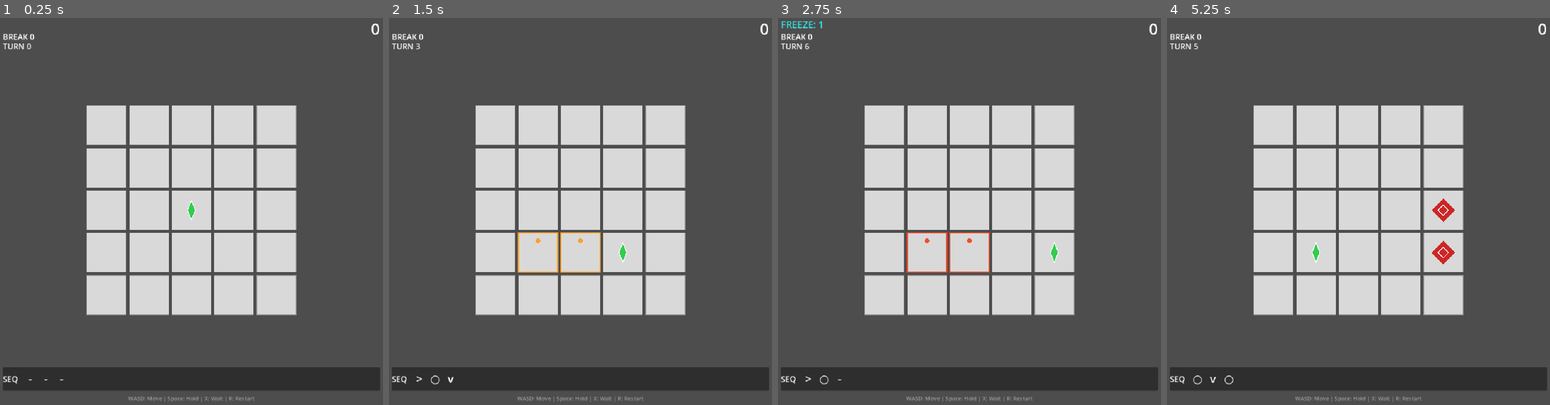
Above: before the commit, frames 1-4 (left to right).
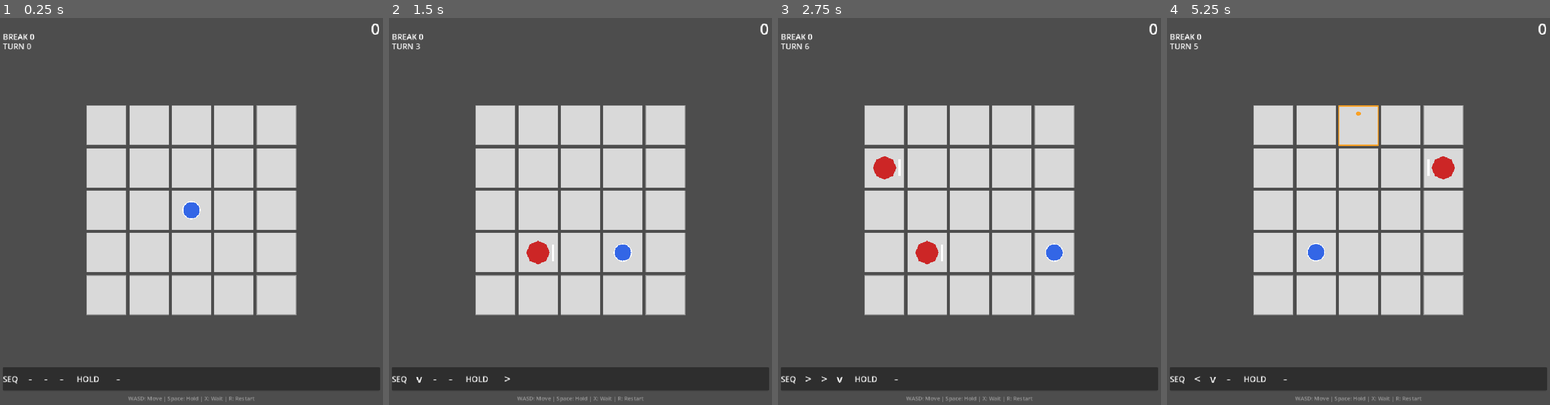
Above: after the commit, the same moments.

Repository: Periodev/DIR
Game: Godot game, scene res://main.tscn
Same seed, same stepped clock (60 frames per second), same inputs: the game is played once before the commit and once after it.
Inputs:
- Up to frame 1 (0.25 s): no input
- Up to frame 2 (1.5 s): tap Enter at 0.5 s; hold Right 0.53-1.28 s; tap X at 0.6 s; tap Space at 0.77, 0.8, 1.07, 1.25, 1.35 s; hold Down from 1.28 s (still down)
- Up to frame 3 (2.75 s): tap Space at 1.52, 1.82, 2.3 s; tap X at 1.55, 2.1 s; tap Enter at 2 s; release Down at 2.03 s; hold Right from 2.03 s (still down)
- Up to frame 4 (5.25 s): tap Space at 2.75, 3.02, 3.32, 3.77, 3.8, 4.07, 4.25, 4.52, 4.82 s; release Right at 2.78 s; hold Up 2.78-3.53 s; tap R at 2.85 s; tap X at 3.05, 4.55, 5.1 s; tap Enter at 3.5, 3.6 s; hold Left 3.53-5.03 s; tap Z at 4.35 s; hold Down from 5.03 s (still down)

The runs differ from the first frame. In frame 1, 0.2% of the frame differs, in the area x 20-53%, y 47-95%; in frame 2, 0.8%; in frame 3, 1.2%, in the area x 0-75%, y 0-95%; in frame 4, 1.1%.

Commit message:
Refine COR shield-block animation and rename RAM to DASH
- Cell: add shield_alpha + flash_shield_break() so the one-way shield
  fades out at contact point (~0.09 s delay) instead of disappearing
  instantly on _refresh_visuals
- Board: call flash_shield_break(0.09) on the target cell whenever
  _try_break_one_way_shield succeeds (both try_move and try_charge_action)
- Player: COR dash-fail rebound changed from 0.20 s CUBIC EASE_OUT to
  0.10 s EXPO EASE_OUT for a sharper parry feel; forward phase 0.12→0.10 s
- CharacterData/Board/Main: rename AttackMode.RAM → DASH throughout;
  update EXE shape to diamond, COR shape to circle; tune spawn constants

Co-Authored-By: Claude Sonnet 4.6 <noreply@anthropic.com>

Diff:
--- a/DIR/godot_project/resources/CharacterData.gd
+++ b/DIR/godot_project/resources/CharacterData.gd
@@ -4,7 +4,7 @@
 
 enum CellType { LIVE, DEAD, DEAD_SHIELD, DEAD_DOUBLE, DEAD_ONE_WAY_SHIELD, DEAD_DOUBLE_LIFE }
 
-enum AttackMode { RAM, STRIKE }
+enum AttackMode { DASH, STRIKE }
 
 enum GameStateEnum { IDLE, GENERATING, BONUS_MOVE_SELECT, GAME_OVER }
 
@@ -38,12 +38,12 @@
 		"has_charge_marker": false,
 		"charge_max": 0,
 		"has_ult":   false,
-		"attack_mode": AttackMode.RAM,
+		"attack_mode": AttackMode.DASH,
 		"has_pierce": true,
 		"has_penetrating_attack": false,
 		"has_post_kill_reposition": false,
 		"color":     Color(0.9, 0.2, 0.2),
-		"shape":     "pentagon",
+		"shape":     "diamond",
 	},
 	"COR": {
 		"seq":       3,
@@ -51,12 +51,12 @@
 		"has_charge_marker": false,
 		"charge_max": 0,
 		"has_ult":   false,
-		"attack_mode": AttackMode.RAM,
+		"attack_mode": AttackMode.DASH,
 		"has_pierce": false,
 		"has_penetrating_attack": false,
 		"has_post_kill_reposition": false,
 		"color":     Color(0.2, 0.4, 0.9),
-		"shape":     "hexagon",
+		"shape":     "circle",
 	},
 	"PLN": {
 		"seq":       3,
@@ -64,7 +64,7 @@
 		"has_charge_marker": false,
 		"charge_max": 0,
 		"has_ult":   true,
-		"attack_mode": AttackMode.RAM,
+		"attack_mode": AttackMode.DASH,
 		"has_pierce": false,
 		"has_penetrating_attack": false,
 		"has_post_kill_reposition": true,
@@ -77,7 +77,7 @@
 		"has_charge_marker": false,
 		"charge_max": 0,
 		"has_ult":   false,
-		"attack_mode": AttackMode.RAM,
+		"attack_mode": AttackMode.DASH,
 		"has_pierce": false,
 		"has_penetrating_attack": false,
 		"has_post_kill_reposition": false,
--- a/DIR/godot_project/scripts/Board.gd
+++ b/DIR/godot_project/scripts/Board.gd
@@ -2,9 +2,9 @@
 
 const COLS := 5
 const ROWS := 5
-const SPAWN_CYCLE_STEPS := 5
-const SPAWNS_PER_CYCLE := 2
-const SPAWN_CELL_TYPE := CharacterData.CellType.DEAD_DOUBLE_LIFE
+const SPAWN_CYCLE_STEPS := 3
+const SPAWNS_PER_CYCLE := 1
+const SPAWN_CELL_TYPE := CharacterData.CellType.DEAD_ONE_WAY_SHIELD
 const BLOCK_OUTER_RING_SPAWN := false
 const CELL_SIZE := 100.0
 const CELL_GAP := 8.0
@@ -144,10 +144,12 @@
 		inventory.remove_at(match_idx)
 		player_facing_dir = dir
 		if _try_break_one_way_shield(target, dir, target_type):
+			cell_nodes[target.y][target.x].flash_shield_break(0.09)
+			player_node.play_attack(dir, false, _get_attack_mode() == CharacterData.AttackMode.DASH)
 			return _finalize_turn_after_action()
 		if _has_penetrating_attack():
 			_resolve_penetrating_attack(dir, origin, target, target_type)
-		elif _get_attack_mode() == CharacterData.AttackMode.RAM:
+		elif _get_attack_mode() == CharacterData.AttackMode.DASH:
 			_resolve_attack(dir, target, target_type)
 			if grid[target.y][target.x] == CharacterData.CellType.LIVE:
 				player_pos = target
@@ -156,7 +158,8 @@
 			_resolve_attack(dir, target, target_type)
 		if player_pos == origin:
 			var attack_hit: bool = (grid[target.y][target.x] == CharacterData.CellType.LIVE)
-			player_node.play_attack(dir, attack_hit)
+			var was_dash := _get_attack_mode() == CharacterData.AttackMode.DASH
+			player_node.play_attack(dir, attack_hit, was_dash)
 
 		if _begin_post_kill_reposition_if_needed(target, dir):
 			_refresh_visuals()
@@ -190,8 +193,10 @@
 	else:
 		var pos_before_attack := player_pos
 		if _try_break_one_way_shield(target, dir, target_type):
+			cell_nodes[target.y][target.x].flash_shield_break(0.09)
+			player_node.play_attack(dir, false, _get_attack_mode() == CharacterData.AttackMode.DASH)
 			return _finalize_turn_after_action()
-		if _get_attack_mode() == CharacterData.AttackMode.RAM:
+		if _get_attack_mode() == CharacterData.AttackMode.DASH:
 			_resolve_attack(dir, target, target_type)
 			if grid[target.y][target.x] == CharacterData.CellType.LIVE:
 				player_pos = target
@@ -199,13 +204,13 @@
 			_resolve_attack(dir, target, target_type)
 		if player_pos == pos_before_attack:
 			var attack_hit: bool = (grid[target.y][target.x] == CharacterData.CellType.LIVE)
-			player_node.play_attack(dir, attack_hit)
+			var was_dash := _get_attack_mode() == CharacterData.AttackMode.DASH
+			player_node.play_attack(dir, attack_hit, was_dash)
 	return _finalize_turn_after_action()
 
 func try_wait() -> bool:
 	if not game_state.is_idle():
 		return false
-	inventory.push(CharacterData.Direction.NEUTRAL)
 	return _finalize_turn_after_action()
 
 func try_bonus_move(dir: int) -> bool:
@@ -286,13 +291,13 @@
 	if current_attack_mode_override >= 0:
 		return current_attack_mode_override
 	var data = CharacterData.CHARACTERS[current_character]
-	return data.get("attack_mode", CharacterData.AttackMode.RAM)
+	return data.get("attack_mode", CharacterData.AttackMode.DASH)
 
 func _has_pierce_passive() -> bool:
 	var data = CharacterData.CHARACTERS[current_character]
 	if not data.get("has_pierce", false):
 		return false
-	return _get_attack_mode() != CharacterData.AttackMode.RAM
+	return _get_attack_mode() != CharacterData.AttackMode.DASH
 
 func _get_move_memory_token(dir: int) -> int:
 	var data = CharacterData.CHARACTERS[current_character]
@@ -360,7 +365,7 @@
 func _resolve_penetrating_attack(dir: int, origin: Vector2i, target: Vector2i, target_type: int) -> void:
 	_kill_flow(target, dir, target_type)
 
-	# If the first hit did not clear the target, RAM degrades into STRIKE and stays put.
+	# If the first hit did not clear the target, DASH degrades into STRIKE and stays put.
 	if grid[target.y][target.x] != CharacterData.CellType.LIVE:
 		player_pos = origin
 		return
--- a/DIR/godot_project/scripts/Cell.gd
+++ b/DIR/godot_project/scripts/Cell.gd
@@ -7,13 +7,26 @@
 var shield_dir: int = CharacterData.Direction.NONE
 var grid_pos: Vector2i = Vector2i.ZERO
 var candidate_phase: int = 0  # 0=none, 1..4=spawn preview gradient, 10=bonus move
+var shield_alpha: float = 1.0
 
 func set_type(t: int) -> void:
 	cell_type = t
+	shield_alpha = 1.0
 	queue_redraw()
 
 func set_shield_dir(dir: int) -> void:
 	shield_dir = dir
+	shield_alpha = 1.0
+	queue_redraw()
+
+func flash_shield_break(delay: float) -> void:
+	var tw := create_tween()
+	tw.tween_interval(delay)
+	tw.tween_method(_set_shield_alpha, 1.0, 0.0, 0.05)\
+	  .set_trans(Tween.TRANS_QUAD).set_ease(Tween.EASE_IN)
+
+func _set_shield_alpha(v: float) -> void:
+	shield_alpha = v
 	queue_redraw()
 
 func set_candidate(phase: int) -> void:
@@ -46,17 +59,21 @@
 	else:
 		draw_rect(rect, Color(0.6, 0.6, 0.6), false, 1.0)
 
-	# Dead indicator - red diamond
+	# Dead indicator - red octagon
 	var center = Vector2(CELL_SIZE / 2.0, CELL_SIZE / 2.0)
 	if cell_type != CharacterData.CellType.LIVE:
 		var r = DIAMOND_RADIUS
-		var diamond = PackedVector2Array([
+		var octagon = PackedVector2Array([
 			center + Vector2(0, -r),
+			center + Vector2(r * 0.7, -r * 0.7),
 			center + Vector2(r, 0),
+			center + Vector2(r * 0.7, r * 0.7),
 			center + Vector2(0, r),
+			center + Vector2(-r * 0.7, r * 0.7),
 			center + Vector2(-r, 0),
+			center + Vector2(-r * 0.7, -r * 0.7),
 		])
-		draw_polygon(diamond, PackedColorArray([Color(0.8, 0.15, 0.15)]))
+		draw_polygon(octagon, PackedColorArray([Color(0.8, 0.15, 0.15)]))
 
 		# DEAD_SHIELD: white border rectangle
 		if cell_type == CharacterData.CellType.DEAD_SHIELD:
@@ -85,33 +102,34 @@
 		if cell_type == CharacterData.CellType.DEAD_ONE_WAY_SHIELD:
 			var sr = r + 8.0
 			var half = r * 0.7
+			var shield_color := Color(1.0, 1.0, 1.0, shield_alpha)
 			match shield_dir:
 				CharacterData.Direction.UP:
 					draw_line(
 						center + Vector2(-half, -sr),
 						center + Vector2(half, -sr),
-						Color.WHITE,
+						shield_color,
 						5.0
 					)
 				CharacterData.Direction.DOWN:
 					draw_line(
 						center + Vector2(-half, sr),
 						center + Vector2(half, sr),
-						Color.WHITE,
+						shield_color,
 						5.0
 					)
 				CharacterData.Direction.LEFT:
 					draw_line(
 						center + Vector2(-sr, -half),
 						center + Vector2(-sr, half),
-						Color.WHITE,
+						shield_color,
 						5.0
 					)
 				CharacterData.Direction.RIGHT:
 					draw_line(
 						center + Vector2(sr, -half),
 						center + Vector2(sr, half),
-						Color.WHITE,
+						shield_color,
 						5.0
 					)
 
--- a/DIR/godot_project/scripts/Main.gd
+++ b/DIR/godot_project/scripts/Main.gd
@@ -1,8 +1,8 @@
 extends Node
 
-const CURRENT_CHARACTER := "PLN"
+const CURRENT_CHARACTER := "COR"
 const ATTACK_MODE_USE_CHARACTER := -1
-const CURRENT_ATTACK_MODE := CharacterData.AttackMode.RAM
+const CURRENT_ATTACK_MODE := CharacterData.AttackMode.DASH
 
 @onready var board: Node2D = $Board
 @onready var hud: CanvasLayer = $HUD
--- a/DIR/godot_project/scripts/Player.gd
+++ b/DIR/godot_project/scripts/Player.gd
@@ -82,13 +82,22 @@
 			tw.tween_property(self, "position", to_pos, 0.16)\
 			  .set_trans(Tween.TRANS_CUBIC).set_ease(Tween.EASE_IN_OUT)
 
-func play_attack(dir: int, success: bool) -> void:
+func play_attack(dir: int, success: bool, is_dash: bool = false) -> void:
 	var dv: Vector2i = CharacterData.DIR_VECTOR[dir]
+	var origin := position
+	if character_name == "COR" and is_dash and not success:
+		# Overlap 10% into enemy cell (cell_step=108, near edge=58, +10% of 100 = 68px)
+		var tip := origin + Vector2(dv) * 68.0
+		var tw := create_tween()
+		tw.tween_property(self, "position", tip, 0.10)\
+		  .set_trans(Tween.TRANS_QUAD).set_ease(Tween.EASE_IN)
+		tw.tween_property(self, "position", origin, 0.10)\
+		  .set_trans(Tween.TRANS_EXPO).set_ease(Tween.EASE_OUT)
+		return
 	var lunge_dist: float = 30.0 if success else 12.0
 	var out_dur: float  = 0.08 if success else 0.05
 	var back_dur: float = 0.12 if success else 0.10
-	var origin := position
-	var tip := position + Vector2(dv) * lunge_dist
+	var tip := origin + Vector2(dv) * lunge_dist
 	var tw := create_tween()
 	tw.tween_property(self, "position", tip, out_dur)\
 	  .set_trans(Tween.TRANS_QUAD).set_ease(Tween.EASE_IN)
